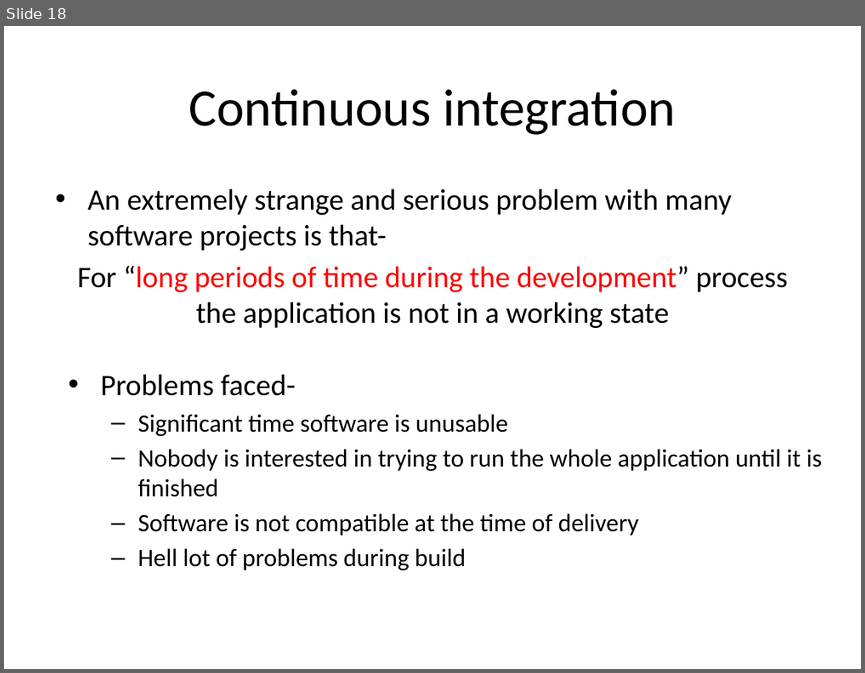
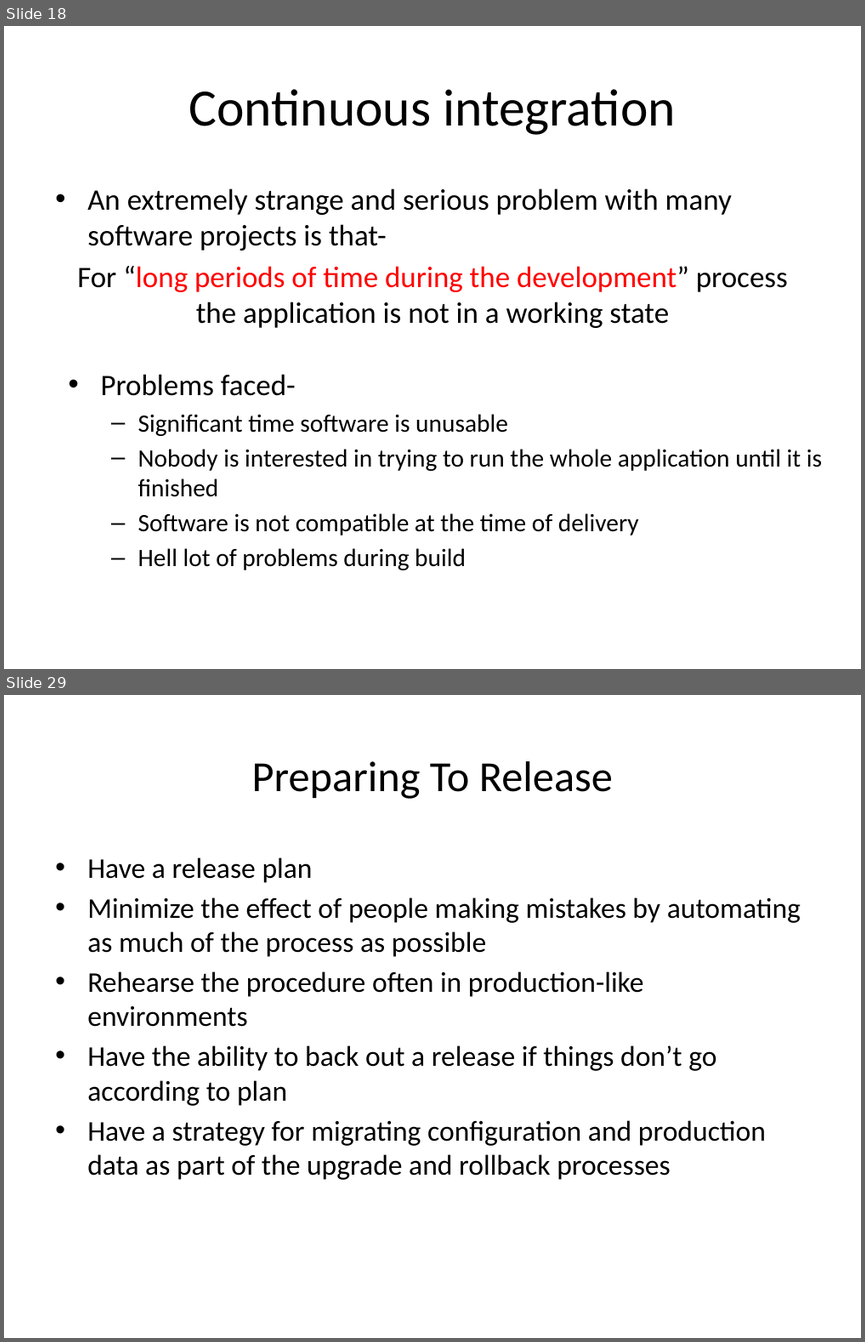
Before and after one commit to tanyas23/CD, a slide deck: CD.pptx. Shown one above the other, each under a label of ours: slide 18 before the commit, slides 18 and 29 after it; the slides between them are not shown. The pictures are 865x673 and 865x1342 pixels, drawn with LibreOffice and Linux fonts; fonts in the diff are those of the drawing. Boxes give left, top, right and bottom in pixels: in the first picture for what was removed or moved away, otherwise in the second. Text is boxed around its words. In the diff, an @@ line names an element or a change of style, - is before the commit and + after.

```diff
--- a/CD.pptx
+++ b/CD.pptx
@@ slide 29 added at <box>4,695,861,1338</box>, background #FFFFFF @@
@@ title added at <box>252,761,613,799</box>, 36 pt, text #000000 @@
+Preparing To Release
@@ text added at <box>87,857,800,1179</box>, 24 pt, text #000000 @@
+• Have a release plan
+• Minimize the effect of people making mistakes by automating as much of the process as possible
+• Rehearse the procedure often in production-like environments
+• Have the ability to back out a release if things don’t go according to plan
+• Have a strategy for migrating configuration and production data as part of the upgrade and rollback processes
```
Also in this commit, not shown: 1 slide changed, 9 other slides added.
